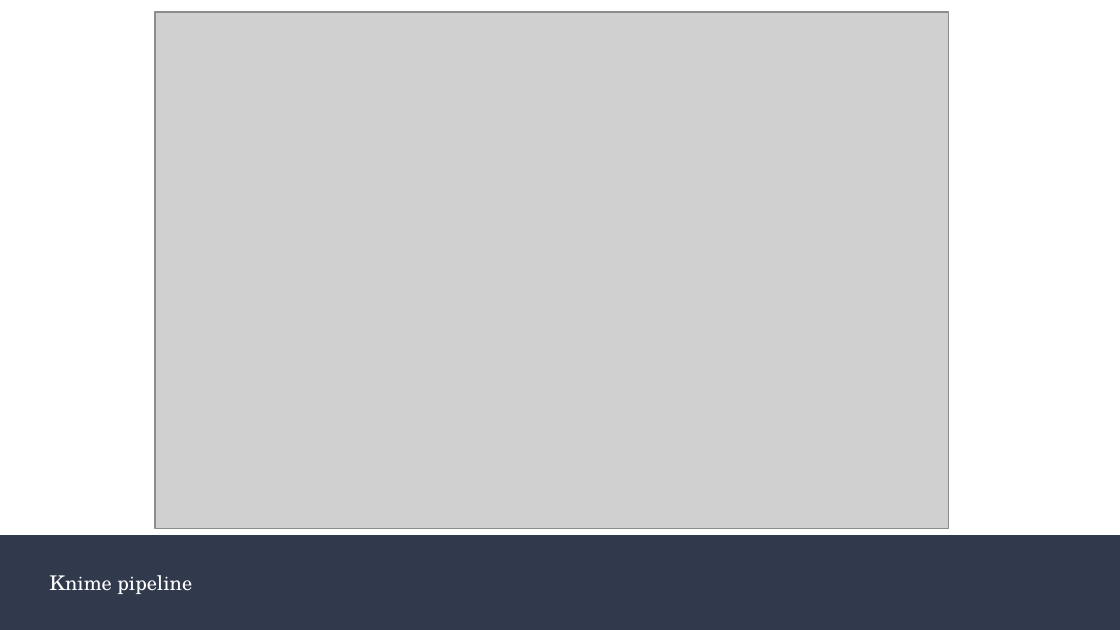
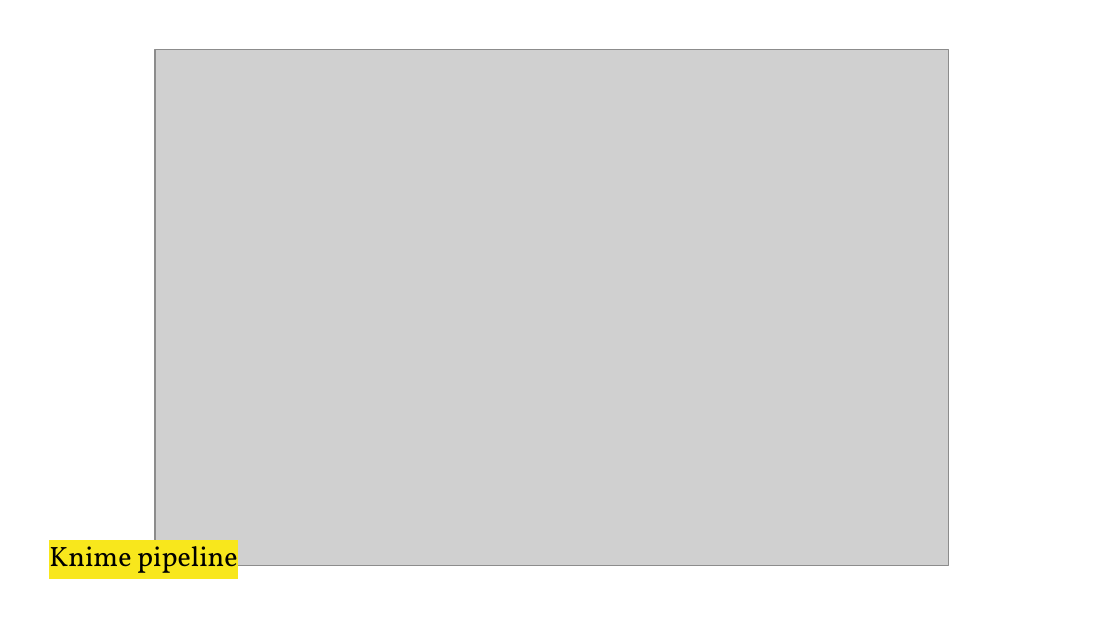
Before and after one commit to Nai-coder/DE1-Term2, a slide deck: slide 5 of Term2/Presentation/Trends in electricity production vs. Economic growth.pptx. Drawn at 1120x630 pixels with LibreOffice and Linux fonts; fonts in the diff are those of the drawing; grey boxes stand for pictures. Boxes give left, top, right and bottom in pixels: in the first picture for what was removed or moved away, otherwise in the second. Text is boxed around its words. In the diff, an @@ line names an element or a change of style, - is before the commit and + after.

```diff
--- a/Term2/Presentation/Trends in electricity production vs. Economic growth.pptx
+++ b/Term2/Presentation/Trends in electricity production vs. Economic growth.pptx
@@ picture: place and size @@
-picture at (155,12,948,529)
+picture at (155,49,948,566)
@@ rectangle removed at (0,535,1120,630) @@
@@ text "Knime pipeline": place and size @@
-text "Knime pipeline" at (49,575,192,594)
+text "Knime pipeline" at (49,539,238,573)
@@ text "Knime pipeline" at (49,539,238,573): size 13 to 18 pt, font TeX Gyre Schola to Vollkorn, text colour #FFFFFF to #000000, highlight none to #F8E71C @@
```
Also in this commit, not shown: 10 other slides changed, 1 other file.
